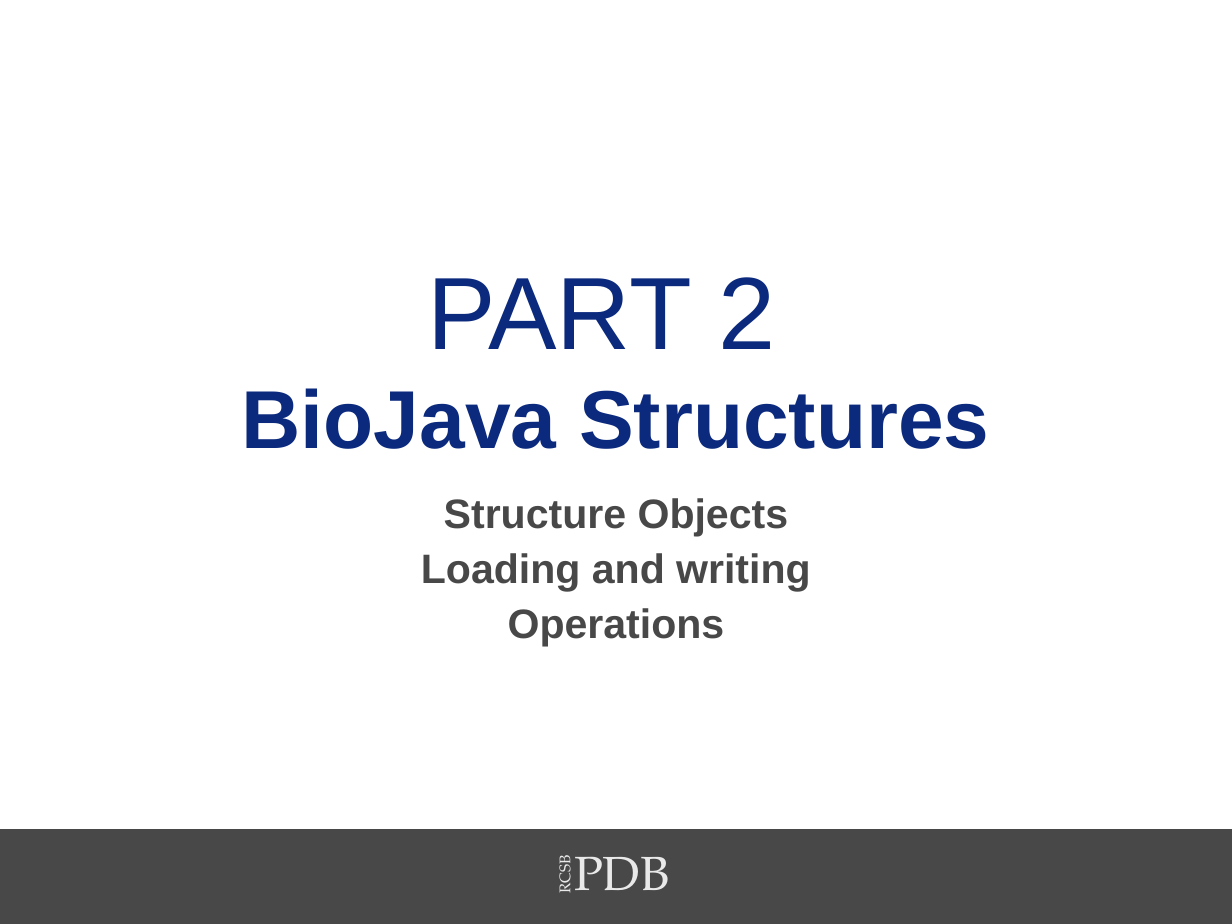
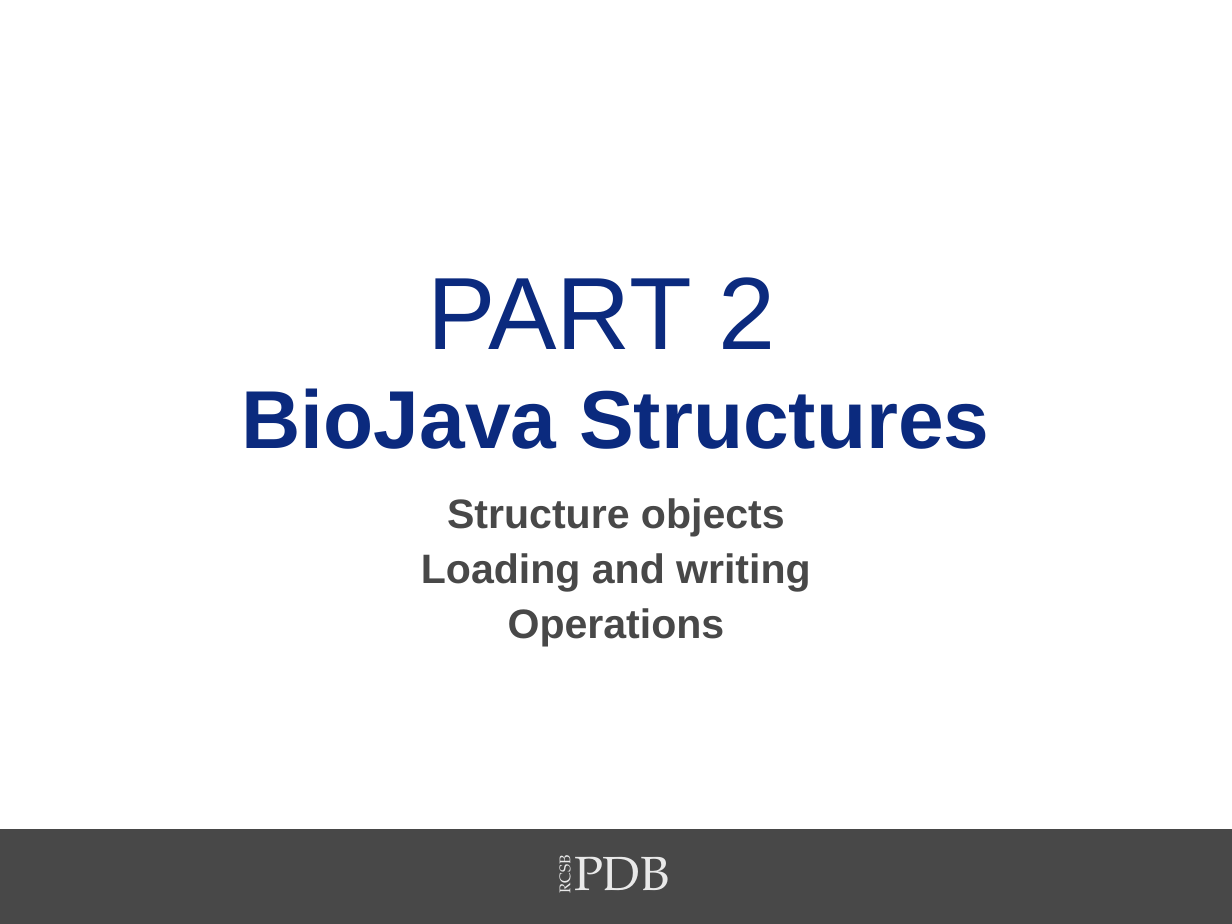
Before and after one commit to sbl-sdsc/mmtf-workshop-2017, a slide deck: slide 14 of 6-biojava/MMTF2017-BioJava.pptx. Drawn at 1232x924 pixels with LibreOffice and Linux fonts; fonts in the diff are those of the drawing; background and template pictures are left out. Boxes give left, top, right and bottom in pixels: in the first picture for what was removed or moved away, otherwise in the second. Text is boxed around its words. In the diff, an @@ line names an element or a change of style, - is before the commit and + after.

```diff
--- a/6-biojava/MMTF2017-BioJava.pptx
+++ b/6-biojava/MMTF2017-BioJava.pptx
@@ subtitle at (447, 498, 785, 537): text changed @@
-Structure Objects
+Structure objects
```
Also in this commit, not shown: 5 other slides changed, 5 slides added, 1 slide removed, 1 other file.
